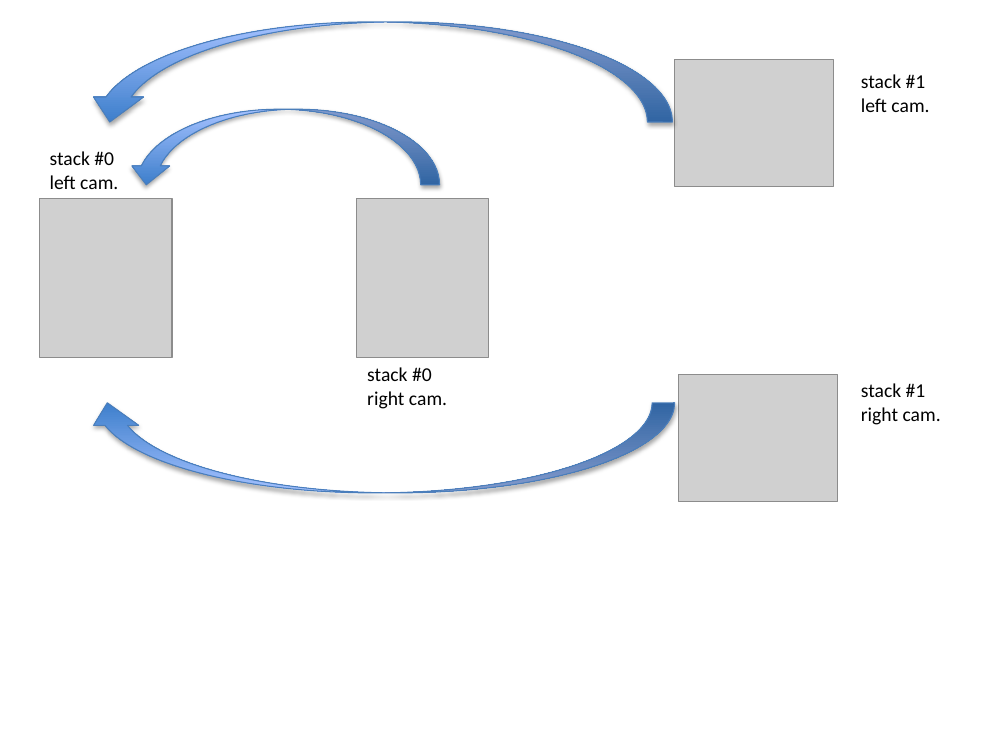
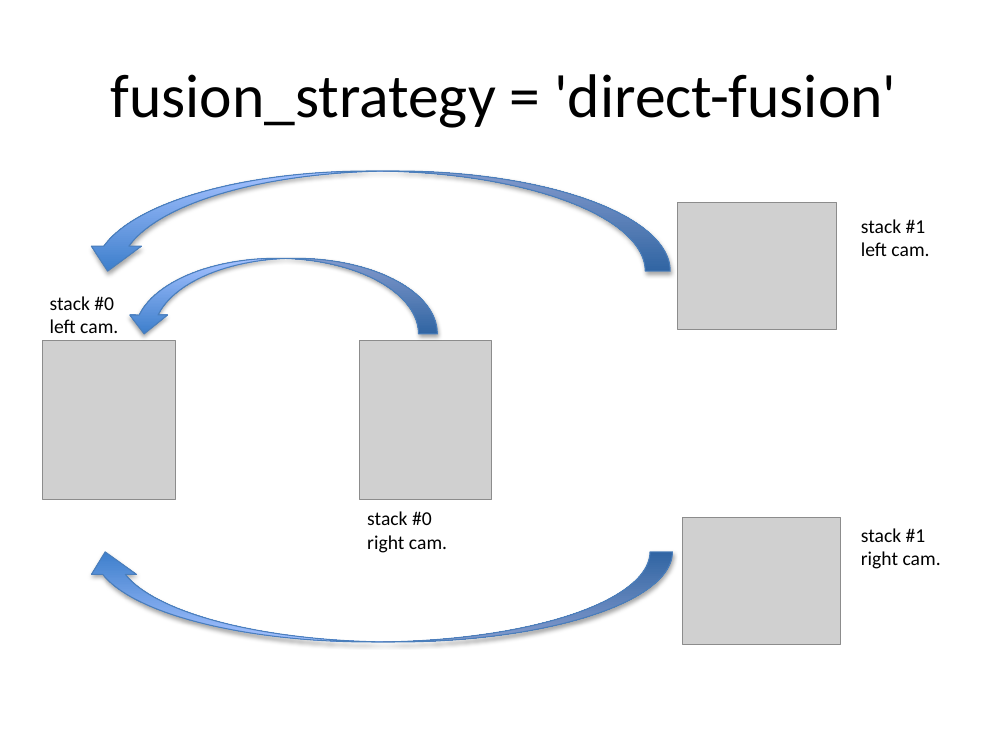
Before and after one commit to gcerutti/astec, a slide deck: slide 3 of documentation/figures/figures-fusion.pptx. Drawn at 1008x756 pixels with LibreOffice and Linux fonts; fonts in the diff are those of the drawing; grey boxes stand for pictures. Boxes give left, top, right and bottom in pixels: in the first picture for what was removed or moved away, otherwise in the second. Text is boxed around its words. In the diff, an @@ line names an element or a change of style, - is before the commit and + after.

```diff
--- a/documentation/figures/figures-fusion.pptx
+++ b/documentation/figures/figures-fusion.pptx
@@ title added at bbox=[110, 74, 896, 128], 44 pt, text #000000 @@
+fusion_strategy = 'direct-fusion'
@@ picture: place and size @@
-picture at bbox=[674, 59, 833, 186]
+picture at bbox=[678, 203, 837, 330]
@@ 3 curved down arrows: place and size @@
-3 curved down arrows at bbox=[85, 22, 674, 493]
+3 curved down arrows at bbox=[83, 171, 672, 642]
@@ 3 pictures: place and size @@
-3 pictures at bbox=[39, 199, 838, 502]
+3 pictures at bbox=[43, 341, 841, 644]
@@ 4 texts: place and size @@
-4 texts at bbox=[50, 74, 941, 425]
+4 texts at bbox=[50, 219, 941, 569]
```
Also in this commit, not shown: 4 other slides changed, 8 other files.
